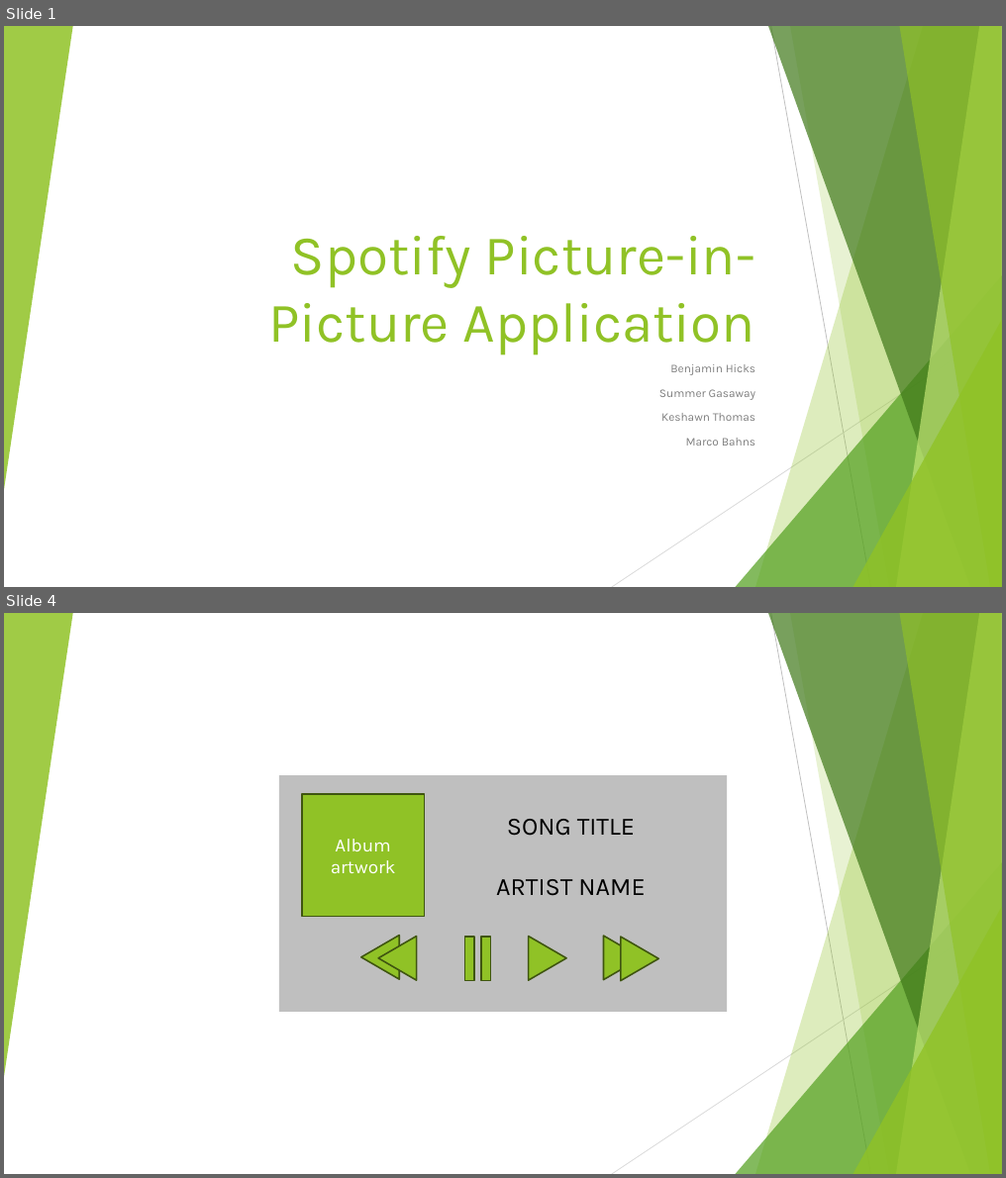
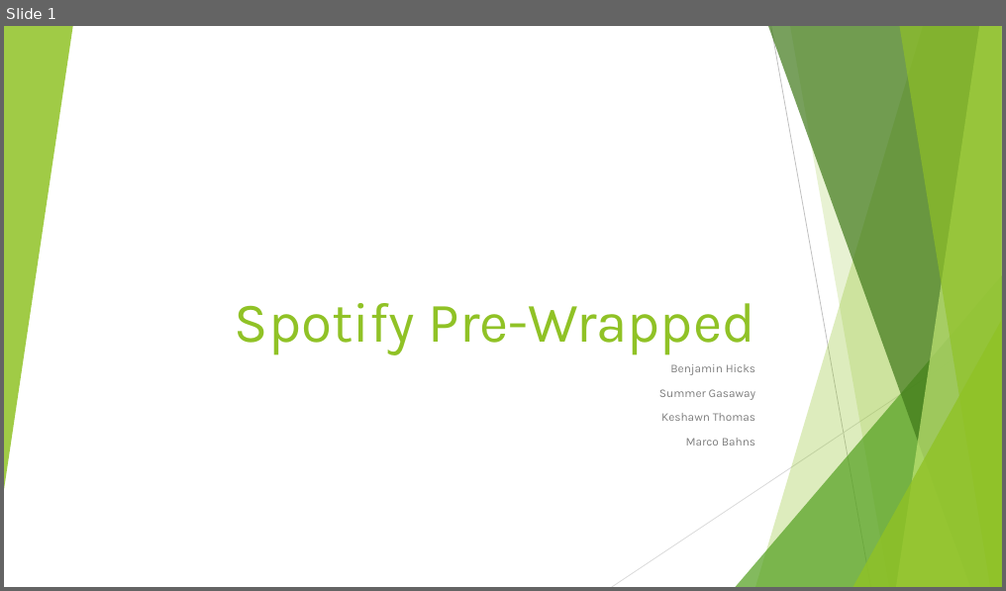
Before and after one commit to bahnsm/IT4045C-Group-3-Project, a slide deck: Enterprise App Development Final Presentation.pptx. Shown one above the other, each under a label of ours: slides 1 and 4 before the commit, slide 1 after it; the slides between them are not shown. The pictures are 1006x1178 and 1006x591 pixels, drawn with LibreOffice and Linux fonts; fonts in the diff are those of the drawing. Boxes give left, top, right and bottom in pixels: in the first picture for what was removed or moved away, otherwise in the second. Text is boxed around its words. In the diff, an @@ line names an element or a change of style, - is before the commit and + after.

```diff
--- a/Enterprise App Development Final Presentation.pptx
+++ b/Enterprise App Development Final Presentation.pptx
@@ slide 4 removed at (x1=4, y1=613, x2=1002, y2=1174), background #FFFFFF; not listed: 10 template elements that a slide beside it also shows @@
@@ rectangle removed at (x1=279, y1=775, x2=727, y2=1012) @@
@@ rectangle removed at (x1=302, y1=794, x2=424, y2=916) @@
-Album artwork
@@ text removed at (x1=507, y1=819, x2=635, y2=836) @@
-SONG TITLE
@@ text removed at (x1=496, y1=879, x2=645, y2=896) @@
-ARTIST NAME
@@ triangle removed at (x1=361, y1=936, x2=399, y2=980) @@
@@ triangle removed at (x1=378, y1=937, x2=417, y2=980) @@
@@ rectangle removed at (x1=465, y1=937, x2=475, y2=981) @@
@@ rectangle removed at (x1=481, y1=937, x2=491, y2=981) @@
@@ triangle removed at (x1=529, y1=937, x2=567, y2=980) @@
@@ triangle removed at (x1=604, y1=936, x2=642, y2=980) @@
@@ triangle removed at (x1=621, y1=937, x2=659, y2=981) @@
@@ slide 1 changed as well @@
@@ title at (x1=235, y1=303, x2=755, y2=356): text changed @@
-Spotify Picture-in-Picture Application
+Spotify Pre-Wrapped
```
Also in this commit, not shown: 2 other slides changed, 1 slide added, 1 other slide removed.
